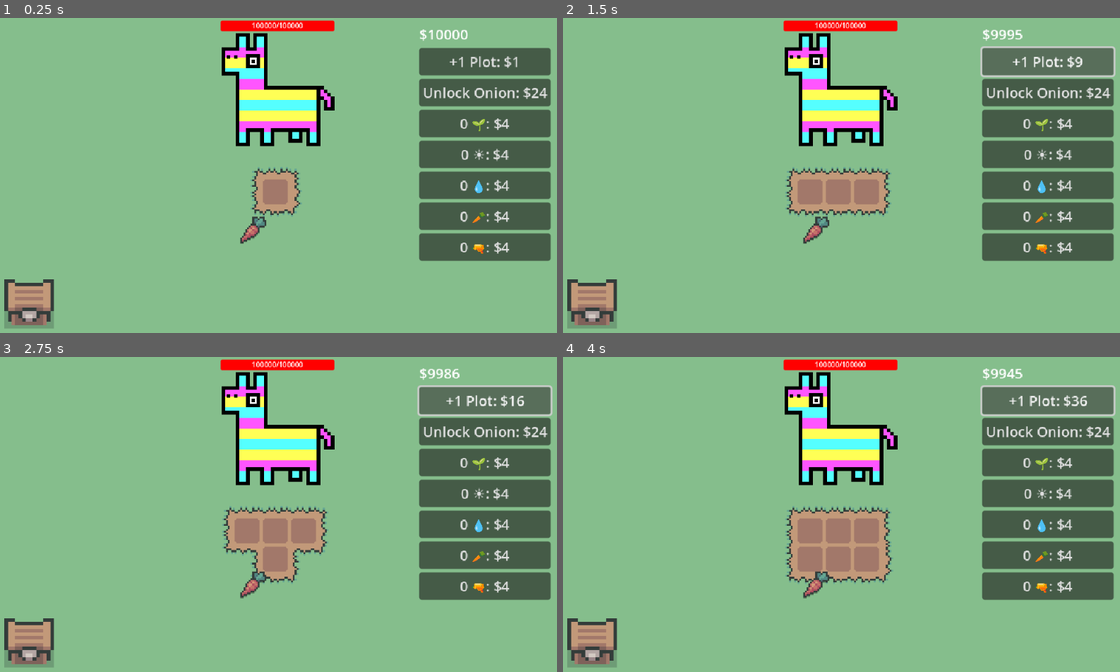
Above: before the commit, frames 1-4 (two rows, left to right).
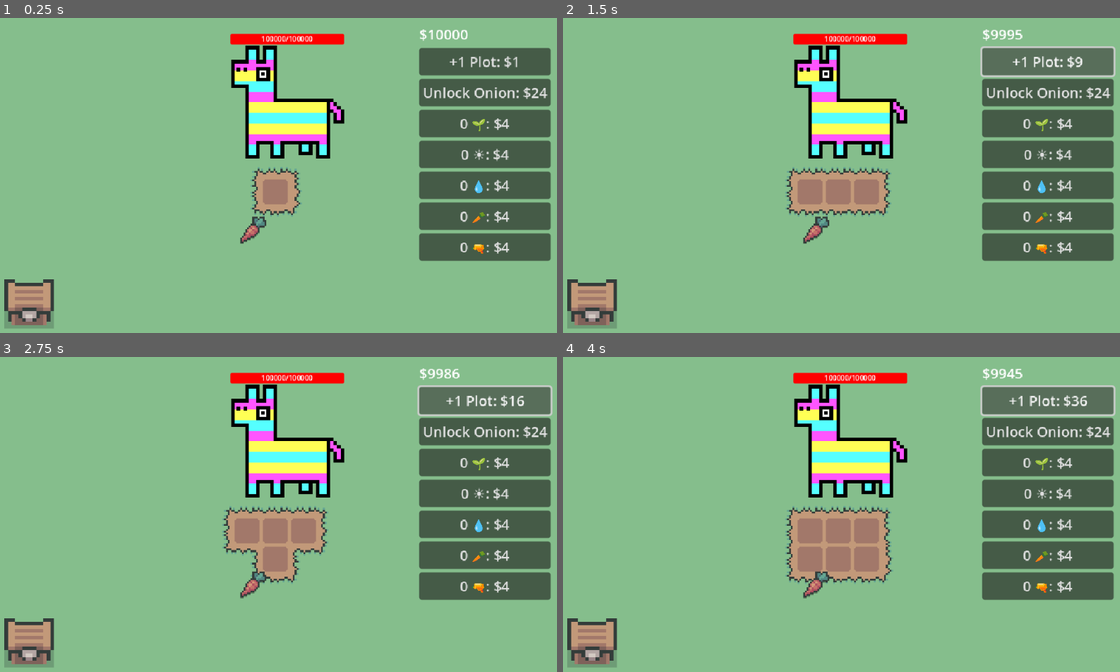
Above: after the commit, the same moments.

Repository: eric-marsh/farminata
Game: Godot game, scene res://scene/scene_switcher.tscn
Two runs of this game, one before a commit and one after it. Both use one fixed random seed, a clock stepped at 60 frames per second and the inputs below. Sound files missing from this copy of the repository are replaced by a short silence.
Inputs:
- Up to frame 1 (0.25 s): no input
- Up to frame 2 (1.5 s): click "+1 Plot: $1" at 0.5 s; click "+1 Plot: $4" at 1.25 s
- Up to frame 3 (2.75 s): click "+1 Plot: $9" at 2 s
- Up to frame 4 (4 s): click "+1 Plot: $16" at 2.75 s; click "+1 Plot: $25" at 3.5 s

The runs differ from the first frame. In frame 1, 6.2% of the frame differs, in the area x 39-62%, y 0-45%; in frame 2, 6.2%; in frame 3, 6.2%; in frame 4, 6.2%.

Commit message:
Add swinging animation

Diff:
--- a/scene/main.tscn
+++ b/scene/main.tscn
@@ -53,4 +53,4 @@
 scale = Vector2(4, 4)
 
 [node name="Piniata" parent="." instance=ExtResource("10_tqoya")]
-position = Vector2(323, 81)
+position = Vector2(334, 127)
--- a/scene/piniata.tscn
+++ b/scene/piniata.tscn
@@ -16,8 +16,17 @@
 [sub_resource type="LabelSettings" id="LabelSettings_nu8ja"]
 font_size = 8
 
+[sub_resource type="Curve2D" id="Curve2D_odym4"]
+_data = {
+"points": PackedVector2Array(-19.7718, -35.2091, 26, 14, -50, -42, -26, 14, 0, 0, 50, -42)
+}
+point_count = 2
+
 [sub_resource type="RectangleShape2D" id="RectangleShape2D_ddpin"]
-size = Vector2(129, 128)
+size = Vector2(64.5, 128)
+
+[sub_resource type="RectangleShape2D" id="RectangleShape2D_odym4"]
+size = Vector2(64, 128)
 
 [sub_resource type="Animation" id="Animation_rrcj7"]
 length = 0.001
@@ -41,7 +50,7 @@
 tracks/0/type = "value"
 tracks/0/imported = false
 tracks/0/enabled = true
-tracks/0/path = NodePath("Sprite2D:scale")
+tracks/0/path = NodePath("Path2D/PathFollow2D/Sprite2D:scale")
 tracks/0/interp = 1
 tracks/0/loop_wrap = true
 tracks/0/keys = {
@@ -57,15 +66,16 @@
 &"pulse": SubResource("Animation_odym4")
 }
 
-[node name="Piniata" type="Area2D"]
+[node name="Piniata" type="Node2D"]
+z_index = 3
 script = ExtResource("1_j2vsm")
 
 [node name="HealthBar" type="ProgressBar" parent="."]
 custom_minimum_size = Vector2(129, 2)
 offset_left = -65.0
-offset_top = -78.0
+offset_top = -109.0
 offset_right = 64.0
-offset_bottom = -66.0
+offset_bottom = -97.0
 theme_override_styles/background = SubResource("StyleBoxEmpty_odym4")
 theme_override_styles/fill = SubResource("StyleBoxFlat_rrcj7")
 value = 100.0
@@ -79,12 +89,28 @@
 label_settings = SubResource("LabelSettings_nu8ja")
 horizontal_alignment = 1
 
-[node name="Sprite2D" type="Sprite2D" parent="."]
+[node name="Path2D" type="Path2D" parent="."]
+curve = SubResource("Curve2D_odym4")
+
+[node name="PathFollow2D" type="PathFollow2D" parent="Path2D"]
+position = Vector2(3.81443e-06, -31.5)
+progress = 51.5688
+loop = false
+
+[node name="Sprite2D" type="Sprite2D" parent="Path2D/PathFollow2D"]
 texture = ExtResource("1_ddpin")
 
-[node name="CollisionShape2D" type="CollisionShape2D" parent="."]
-position = Vector2(-0.5, 0)
+[node name="LeftArea" type="Area2D" parent="Path2D/PathFollow2D"]
+
+[node name="CollisionShape2D" type="CollisionShape2D" parent="Path2D/PathFollow2D/LeftArea"]
+position = Vector2(-32.25, 0)
 shape = SubResource("RectangleShape2D_ddpin")
+
+[node name="RightArea" type="Area2D" parent="Path2D/PathFollow2D"]
+
+[node name="CollisionShape2D" type="CollisionShape2D" parent="Path2D/PathFollow2D/RightArea"]
+position = Vector2(32, 0.5)
+shape = SubResource("RectangleShape2D_odym4")
 
 [node name="Output" parent="." instance=ExtResource("3_odym4")]
 position = Vector2(0, 23)
@@ -95,4 +121,5 @@
 &"": SubResource("AnimationLibrary_nu8ja")
 }
 
-[connection signal="input_event" from="." to="." method="_on_input_event"]
+[connection signal="input_event" from="Path2D/PathFollow2D/LeftArea" to="." method="_on_left_area_input_event"]
+[connection signal="input_event" from="Path2D/PathFollow2D/RightArea" to="." method="_on_right_area_input_event"]
--- a/script/globals.gd
+++ b/script/globals.gd
@@ -11,7 +11,7 @@
 var SlotMachineNodde: slot_machine = null
 var AudioNode: audio = null
 var SellChestNode: Area2D = null
-var PiniataNode: Area2D = null
+var PiniataNode: Node2D = null
 
 func _ready():
 	reset_nodes()
--- a/script/piniata.gd
+++ b/script/piniata.gd
@@ -1,9 +1,11 @@
-extends Area2D
+extends Node2D
 
 @onready var droppable_output = $Output
 @onready var animation_player_pulse:AnimationPlayer = $AnimationPlayerPulse
 
 @onready var health_bar = $HealthBar
+
+
 
 var possible_outputs: Array[Enum.Drop_Type] = [
 	Enum.Drop_Type.Sun,
@@ -16,6 +18,26 @@
 	health_bar.min_value = 0
 	update_health_bar()
 
+var path_velocity: float = 0.0
+var path_default_progress: float = 0.5
+var damping: float = 1.0       # slows it down
+var spring_force: float = 5.0  # pulls back to center
+func _process(delta: float) -> void:
+	var path_follow = $Path2D/PathFollow2D
+	var displacement = path_follow.progress_ratio - path_default_progress
+
+	# spring + damping motion
+	var acceleration = -displacement * spring_force - path_velocity * damping
+	path_velocity += acceleration * delta
+	path_follow.progress_ratio += path_velocity * delta
+
+	# clamp to [0.0, 1.0] to stay on path
+	path_follow.progress_ratio = clamp(path_follow.progress_ratio, 0.0, 1.0)
+
+func animate_hit(strength: float) -> void:
+	path_velocity += strength
+
+
 func update_health_bar(damage_amount: int = 0) -> void:
 	health_bar.value = State.piniata_hp
 	$HealthBar/Label.text = str(int(State.piniata_hp)) + "/" + str(int(State.max_piniata_hp))
@@ -24,11 +46,6 @@
 	var pos = health_bar.global_position + Vector2((health_bar.size.x * (State.piniata_hp / State.max_piniata_hp)), 6)
 	Util.create_explosion_particle(pos, Color.RED, damage_amount)
 
-func _on_input_event(_viewport: Node, event: InputEvent, _shape_idx: int) -> void:
-	if event is InputEventMouseButton:
-		if event.button_index == MOUSE_BUTTON_LEFT and event.pressed:
-			hit_piniata()
-
 
 #var chance_of_output: float = 0.2
 var chance_of_output: float = 0.6
@@ -36,8 +53,10 @@
 func hit_piniata(strength: int = 1):
 	animation_player_pulse.stop(true)
 	animation_player_pulse.play("pulse")
-	State.piniata_hp -= strength
+	State.piniata_hp -= abs(strength)
 	update_health_bar(strength)
+
+	animate_hit(strength)
 
 	if Util.random_chance(chance_of_output):
 		create_drop()
@@ -65,10 +84,22 @@
 	]
 	var result = weighted_drops[randi() % weighted_drops.size()]
 	if result == Enum.Drop_Type.X:
-		var seed = DropUtil.get_best_possible_seed()
-		return null if seed == Enum.Drop_Type.X else seed
+		return DropUtil.get_best_possible_seed()
 	return result
 
 func unlock_drop_type(type: Enum.Drop_Type) -> void:
 	if !possible_outputs.has(type):
 		possible_outputs.push_back(type)
+
+
+
+func _on_left_area_input_event(viewport: Node, event: InputEvent, shape_idx: int) -> void:
+	if event is InputEventMouseButton:
+		if event.button_index == MOUSE_BUTTON_LEFT and event.pressed:
+			hit_piniata(State.hit_strength)
+
+
+func _on_right_area_input_event(viewport: Node, event: InputEvent, shape_idx: int) -> void:
+	if event is InputEventMouseButton:
+		if event.button_index == MOUSE_BUTTON_LEFT and event.pressed:
+			hit_piniata(State.hit_strength * -1)
--- a/script/state.gd
+++ b/script/state.gd
@@ -14,3 +14,6 @@
 
 var max_piniata_hp:float = 100000
 var piniata_hp:float = max_piniata_hp
+
+
+var hit_strength: float = 1.0
Not shown: 1 places in scene/piniata.tscn that only renumber resources
